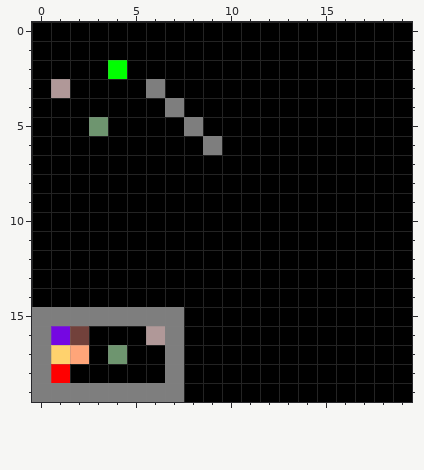
Pixel-art sprite: res/map/level1.png. The first picture shows the starting point.
The file is 20x20 pixels.
And afterwards:
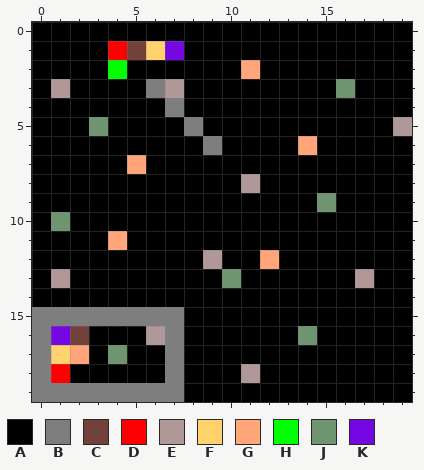
Palette (. is transparent): A #000000  B #7e7e7e  C #72413b  D #ff0000  E #b09898  F #ffd26d  G #ffa579  H #00ff00  J #6e956f  K #7507e2
What changed:
@@ x 0..19 @@
  0 AAAAAAAAAAAAAAAAAAAA
- 1 AAAAAAAAAAAAAAAAAAAA
- 2 AAAAHAAAAAAAAAAAAAAA
- 3 AEAAAABAAAAAAAAAAAAA
+ 1 AAAADCFKAAAAAAAAAAAA
+ 2 AAAAHAAAAAAGAAAAAAAA
+ 3 AEAAAABEAAAAAAAAJAAA
  4 AAAAAAABAAAAAAAAAAAA
- 5 AAAJAAAABAAAAAAAAAAA
- 6 AAAAAAAAABAAAAAAAAAA
- 7 AAAAAAAAAAAAAAAAAAAA
- 8 AAAAAAAAAAAAAAAAAAAA
- 9 AAAAAAAAAAAAAAAAAAAA
-10 AAAAAAAAAAAAAAAAAAAA
-11 AAAAAAAAAAAAAAAAAAAA
-12 AAAAAAAAAAAAAAAAAAAA
-13 AAAAAAAAAAAAAAAAAAAA
+ 5 AAAJAAAABAAAAAAAAAAE
+ 6 AAAAAAAAABAAAAGAAAAA
+ 7 AAAAAGAAAAAAAAAAAAAA
+ 8 AAAAAAAAAAAEAAAAAAAA
+ 9 AAAAAAAAAAAAAAAJAAAA
+10 AJAAAAAAAAAAAAAAAAAA
+11 AAAAGAAAAAAAAAAAAAAA
+12 AAAAAAAAAEAAGAAAAAAA
+13 AEAAAAAAAAJAAAAAAEAA
 14 AAAAAAAAAAAAAAAAAAAA
 15 BBBBBBBBAAAAAAAAAAAA
-16 BKCAAAEBAAAAAAAAAAAA
+16 BKCAAAEBAAAAAAJAAAAA
 17 BFGAJAABAAAAAAAAAAAA
-18 BDAAAAABAAAAAAAAAAAA
+18 BDAAAAABAAAEAAAAAAAA
 19 BBBBBBBBAAAAAAAAAAAA
